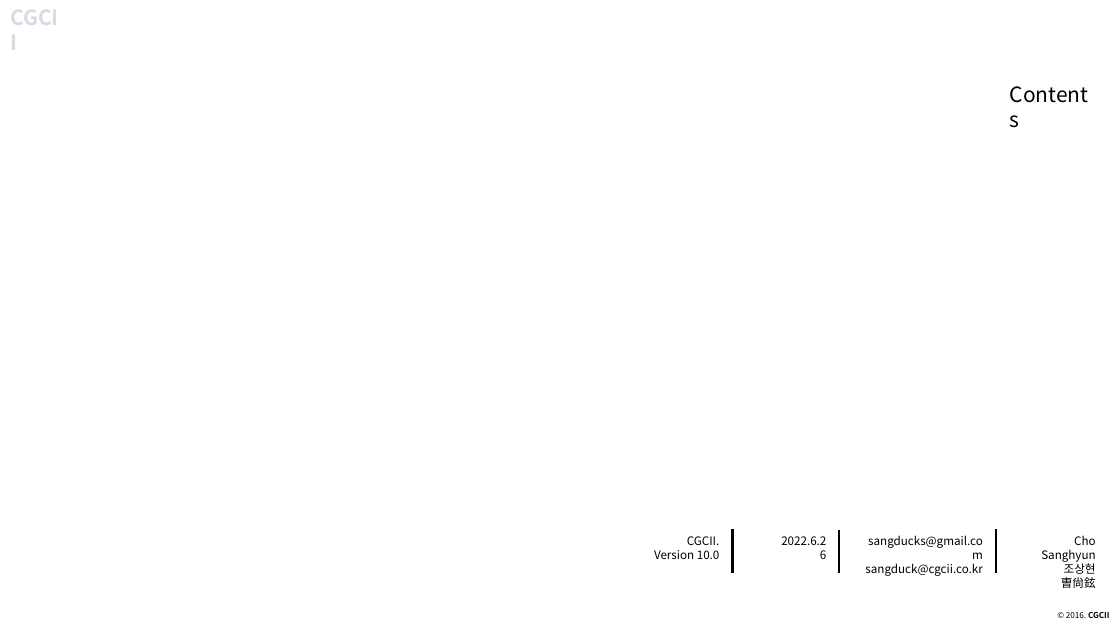
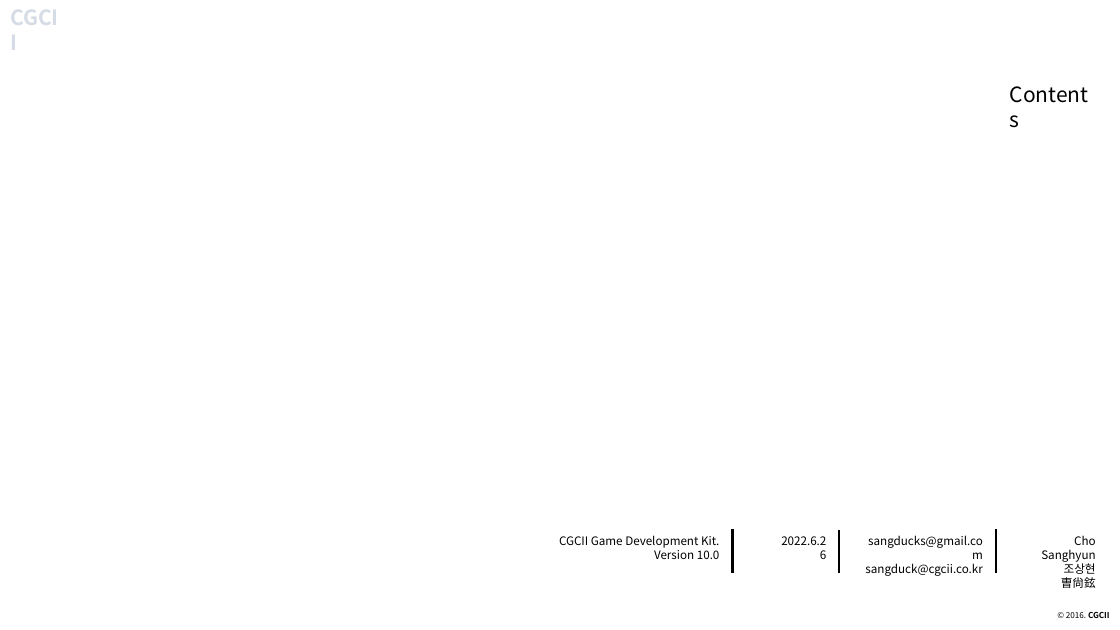
Before and after one commit to CGLabs/CGDK.buffer, a slide deck: slide 2 of C++/document/intruduce_CGDK.buffer.pptx. Drawn at 1120x630 pixels with LibreOffice and Linux fonts; fonts in the diff are those of the drawing. Boxes give left, top, right and bottom in pixels: in the first picture for what was removed or moved away, otherwise in the second. Text is boxed around its words. In the diff, an @@ line names an element or a change of style, - is before the commit and + after.

Commit message:
document update

```diff
--- a/C++/document/intruduce_CGDK.buffer.pptx
+++ b/C++/document/intruduce_CGDK.buffer.pptx
@@ text "CGCII Game Development Kit.": place and size @@
-text "CGCII Game Development Kit." at box(654, 536, 720, 559)
+text "CGCII Game Development Kit." at box(559, 535, 720, 559)
@@ text at box(559, 535, 719, 548): text changed @@
-CGCII.
+CGCII Game Development Kit.
```
